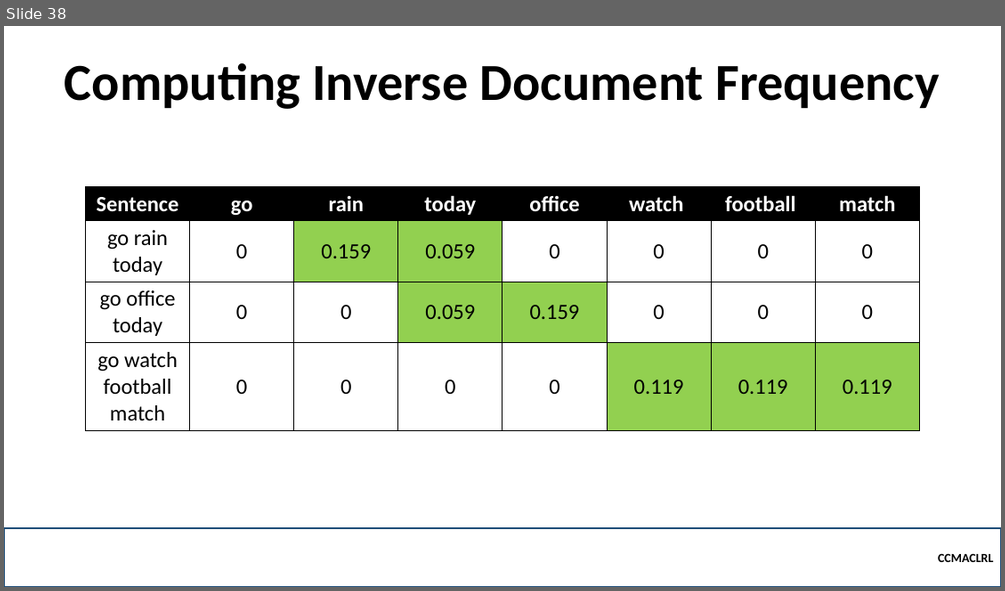
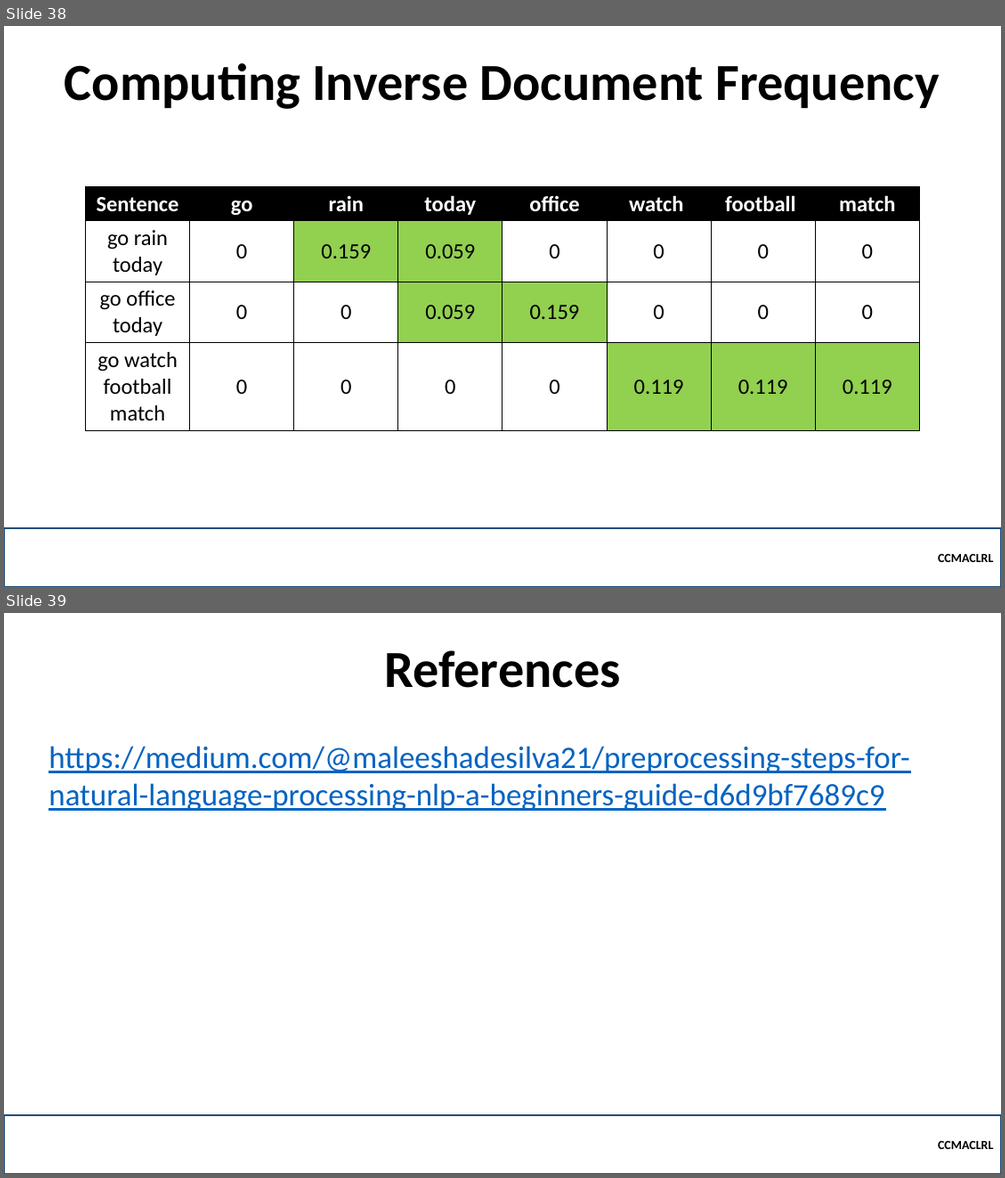
Before and after one commit to robitussin/CCMACLRL, a slide deck: 6 - Naive Bayes/NLP Text pre-processing techniques.pptx. Shown one above the other, each under a label of ours: slide 38 before the commit, slides 38 and 39 after it. The pictures are 1005x591 and 1005x1178 pixels, drawn with LibreOffice and Linux fonts; fonts in the diff are those of the drawing; background and template pictures are left out. Boxes give left, top, right and bottom in pixels: in the first picture for what was removed or moved away, otherwise in the second. Text is boxed around its words. In the diff, an @@ line names an element or a change of style, - is before the commit and + after.

```diff
--- a/6 - Naive Bayes/NLP Text pre-processing techniques.pptx
+++ b/6 - Naive Bayes/NLP Text pre-processing techniques.pptx
@@ slide 39 added at box(4, 613, 1001, 1174), background picture (left out) @@
@@ title added at box(384, 650, 620, 688), 50 pt, text #000000, bold @@
+References
@@ text added at box(48, 746, 909, 811), 30 pt, text #0563C1, underline @@
+https://medium.com/@maleeshadesilva21/preprocessing-steps-for-natural-language-processing-nlp-a-beginners-guide-d6d9bf7689c9
@@ rectangle added at box(4, 1115, 1001, 1174), outline #1F4E79 2.25 pt, 12 pt, text #000000, bold @@
+CCMACLRL
```
